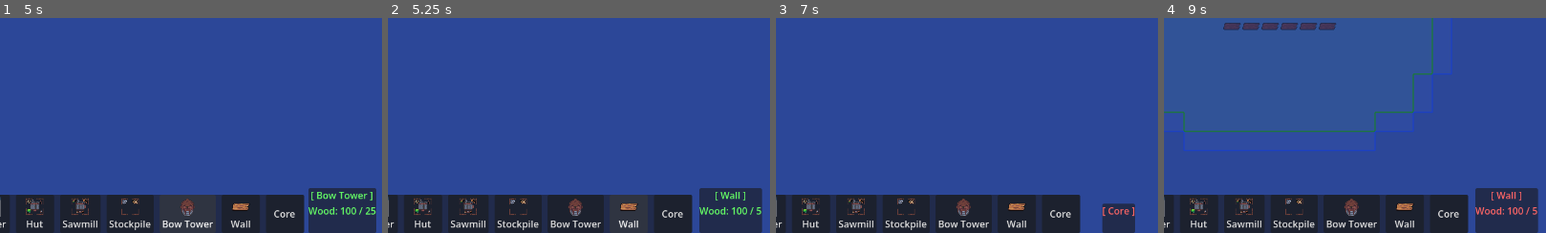
Above: before the commit, frames 1-4 (left to right).
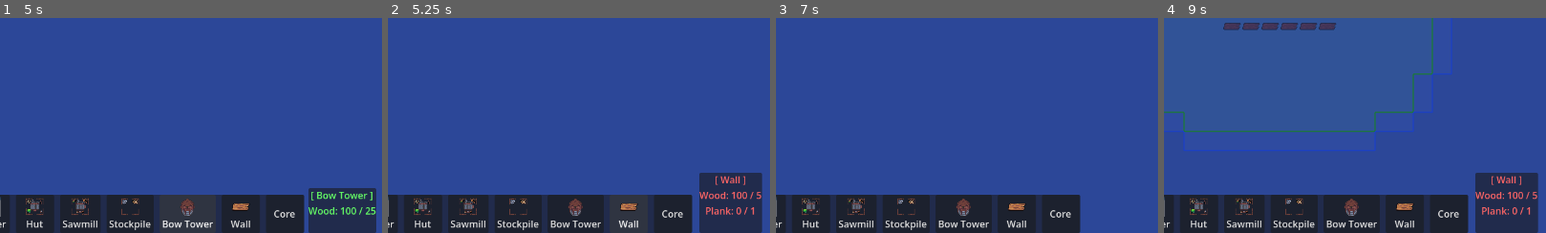
Above: after the commit, the same moments.

Repository: ColdTerror/Core-and-Conveyor
Game: Godot game, scene res://scenes/level.tscn
Same seed, same stepped clock (60 frames per second), same inputs: the game is played once before the commit and once after it. The engine's default icon, where the game draws it, is replaced by a stand-in: a white triangle on a blue panel in a dark square.
Inputs (mouse positions are % of the whole screen's width and height, from its top left):
- Up to frame 1 (5 s): click "Belt" at 0.5 s; click "Router" at 1.25 s; click "Hut" at 2 s; click "Sawmill" at 2.75 s; click "Stockpile" at 3.5 s; click "Bow Tower" at 4.25 s
- Up to frame 2 (5.25 s): click "Wall" at 5 s
- Up to frame 3 (7 s): click "Core" at 5.75 s; tap Enter at 6.5 s; move the mouse to (45, 70) at 6.52 s; hold Up (ui_up) from 6.53 s (still down); hold X (deconstruct_hotkey) from 6.53 s (still down); click (45, 70) at 6.67 s; right-click (45, 70) at 6.8 s
- Up to frame 4 (9 s): release Up (ui_up) at 7.25 s; release X (deconstruct_hotkey) at 7.25 s; drag from (80, 65) to (45, 70) at 7.27 s; tap Space at 8 s; move the mouse to (20, 35) at 8.02 s; hold Left (ui_left) 8.03-8.75 s; hold X (deconstruct_hotkey) 8.03-8.75 s; right-click (20, 35) at 8.3 s; tap Enter at 8.75 s; drag from (55, 50) to (20, 35) at 8.77 s
The pictures show only the part of the screen within x 35-85%, y 50-100%; the shares and areas given below are measured in that part.

Frame 1 is identical in both runs. In frame 2, 1.9% of the frame differs, in the area x 81-98%, y 72-92%; in frame 3, 1.2%; in frame 4, 1.9%.

Commit message:
Wall needs plank, emit placement_ended, kanban
Update kanban data (reorder tasks, add task 'show attack ranges with f3', and clear a task description). Add a 'Plank' Resource sub_resource to scenes/buildings/wall.tscn and include it in build_costs so walls require a plank to build. Emit placement_ended from building_manager.gd when placement is confirmed or cancelled to notify listeners of placement lifecycle end.

Diff:
--- a/scenes/buildings/wall.tscn
+++ b/scenes/buildings/wall.tscn
@@ -10,6 +10,12 @@
 
 [sub_resource type="Resource" id="Resource_2ksci"]
 script = ExtResource("3_gpfny")
+metadata/_custom_type_script = "uid://cgb51uk8xwxmq"
+
+[sub_resource type="Resource" id="Resource_gpfny"]
+script = ExtResource("3_gpfny")
+item_name = "Plank"
+amount = 1
 metadata/_custom_type_script = "uid://cgb51uk8xwxmq"
 
 [sub_resource type="RectangleShape2D" id="RectangleShape2D_r6sg1"]
@@ -25,7 +31,7 @@
 is_draggable = true
 building_name = "Wall"
 icon = SubResource("AtlasTexture_gxk2j")
-build_costs = Array[ExtResource("3_gpfny")]([SubResource("Resource_2ksci")])
+build_costs = Array[ExtResource("3_gpfny")]([SubResource("Resource_2ksci"), SubResource("Resource_gpfny")])
 
 [node name="Sprite2D" type="Sprite2D" parent="." unique_id=2126413850]
 texture = ExtResource("1_a3mu7")
--- a/scripts/building/building_manager.gd
+++ b/scripts/building/building_manager.gd
@@ -378,6 +378,7 @@
 	if not is_dragging:
 		placing_building = false
 		queue_redraw()
+		placement_ended.emit()
 
 	return true
 
@@ -691,7 +692,7 @@
 
 	queue_redraw()
 
-	update_placement_cost_ui()
+	placement_ended.emit()
 
 func _clear_drag_ghosts():
 	for g in drag_ghosts:
Not shown, changed: kanban_tasks_data.kanban
